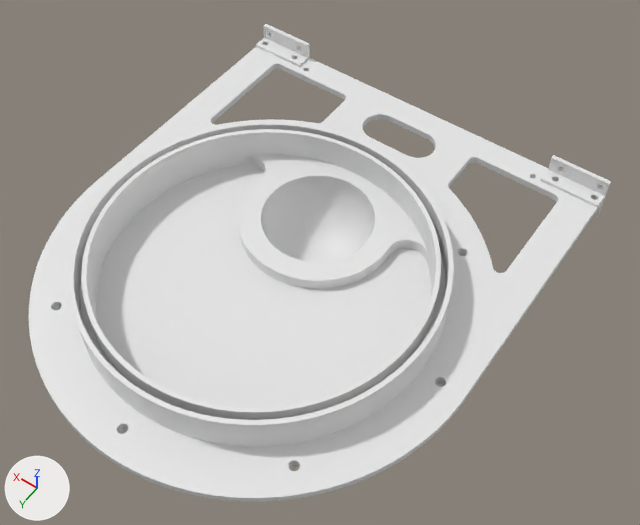
Two versions of the OBJ model src/sub_sim/data/robots/marlin_v2/meb_mounting_front/meb_mounting_front.obj, one commit apart.
Rendered twice from a 50 mm camera at (-0.235, 0.493, 0.139) aimed at (-0.018, 0.19, -0.339). The lights are fixed; the arrows at lower left show +X, +Y and +Z. The first picture is the older version. Where no turn or scale is listed for an object, it has been applied to the vertices.
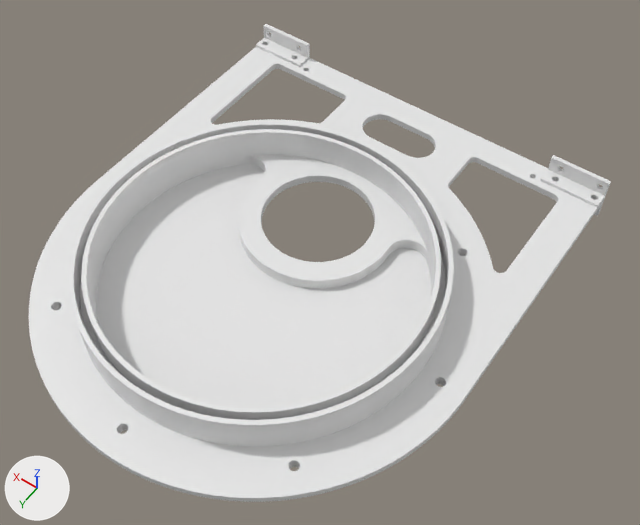
The change, as a diff of the scene's bpy script:
```diff
--- a/src/sub_sim/data/robots/marlin_v2/meb_mounting_front/meb_mounting_front.obj.py
+++ b/src/sub_sim/data/robots/marlin_v2/meb_mounting_front/meb_mounting_front.obj.py
@@ ob_object_096 @@
-ob_object_096 = bpy.data.objects.new('Object.096', me_object_096)
-ob_object_096.location = (0.0, 0.0, 0.0)
```

Where the change shows, as pixel boxes [x1, y1, x2, y2] in the pictures (640 x 525 px):
'Object.096', deleted
    before: [261, 182, 375, 262]
